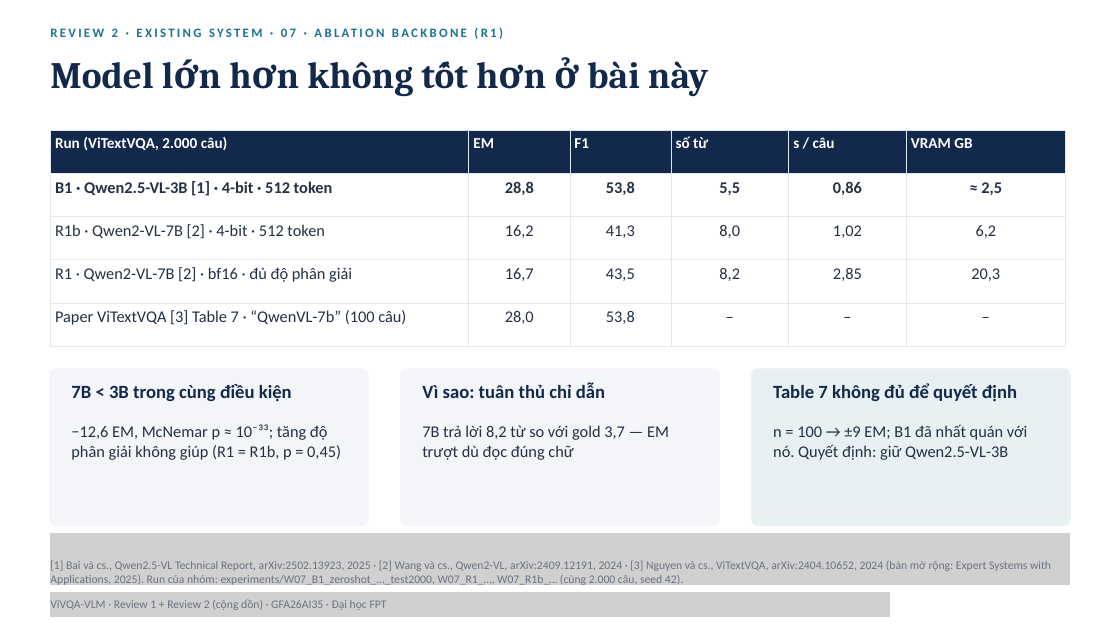
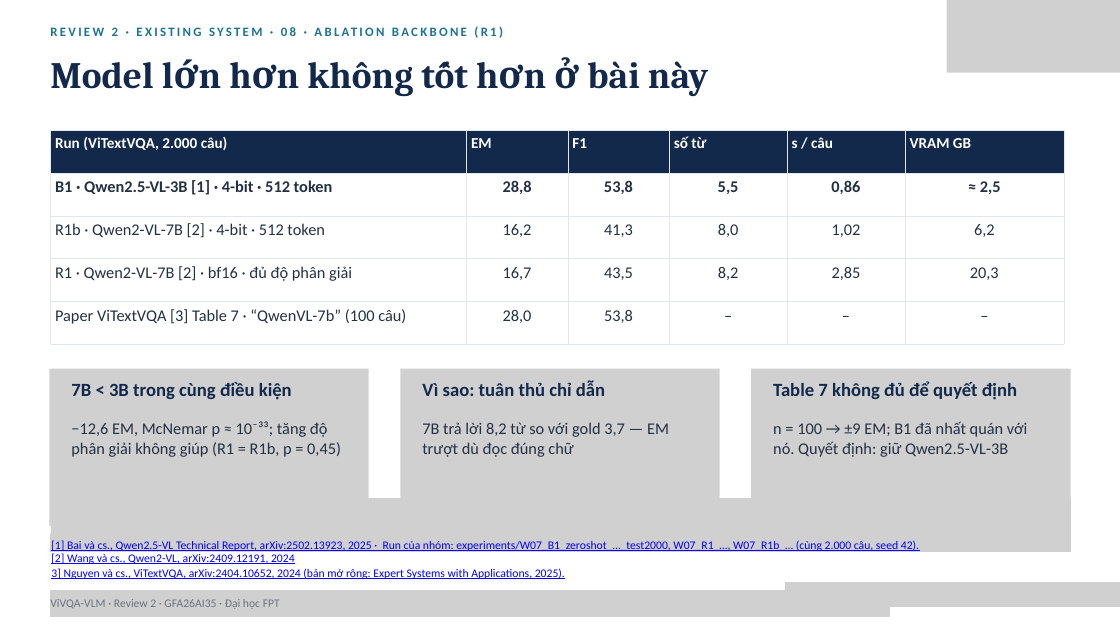
Before and after one commit to PLHGNAOH/ViVQA-VLM, a slide deck: slide 24 of docs/04_slides/cumulative/ViVQA-VLM_Review1-2_KLTN.pptx (slide 27 before the commit). Drawn at 1120x630 pixels with LibreOffice and Linux fonts; fonts in the diff are those of the drawing; grey boxes stand for pictures. Boxes give left, top, right and bottom in pixels: in the first picture for what was removed or moved away, otherwise in the second. Text is boxed around its words. In the diff, an @@ line names an element or a change of style, - is before the commit and + after.

```diff
--- a/docs/04_slides/cumulative/ViVQA-VLM_Review1-2_KLTN.pptx
+++ b/docs/04_slides/cumulative/ViVQA-VLM_Review1-2_KLTN.pptx
@@ picture added at [947, 0, 1120, 73] @@
@@ picture added at [49, 368, 368, 526] @@
@@ freeform shape removed at [50, 369, 368, 526] @@
@@ picture added at [400, 368, 720, 526] @@
@@ freeform shape removed at [401, 369, 720, 526] @@
@@ picture added at [751, 368, 1070, 526] @@
@@ freeform shape removed at [752, 369, 1070, 526] @@
@@ picture: place and size @@
-picture at [50, 534, 1070, 586]
+picture at [52, 498, 1071, 552]
@@ picture added at [50, 534, 1070, 552] @@
@@ text at [51, 540, 919, 553]: text changed; text colour #6B7280 to #0000FF @@
-[1] Bai và cs., Qwen2.5-VL Technical Report, arXiv:2502.13923, 2025 · [2] Wang và cs., Qwen2-VL, arXiv:2409.12191, 2024 · [3] Nguyen và cs., ViTextVQA, arXiv:2404.10652, 2024 (bản mở rộng: Expert Systems with Applications, 2025). Run của nhóm: experiments/W07_B1_zeroshot_…_test2000, W07_R1_…, W07_R1b_… (cùng 2.000 câu, seed 42).
+[1] Bai và cs., Qwen2.5-VL Technical Report, arXiv:2502.13923, 2025 · Run của nhóm: experiments/W07_B1_zeroshot_…_test2000, W07_R1_…, W07_R1b_… (cùng 2.000 câu, seed 42).
@@ text added at [51, 553, 295, 564], 15 pt, text #0000FF, underline @@
+[2] Wang và cs., Qwen2-VL, arXiv:2409.12191, 2024
@@ text added at [51, 568, 565, 579], 15 pt, text #0000FF, underline @@
+3] Nguyen và cs., ViTextVQA, arXiv:2404.10652, 2024 (bản mở rộng: Expert Systems with Applications, 2025).
@@ picture at [50, 590, 890, 617]: outline redrawn @@
@@ text at [50, 599, 280, 609]: text changed @@
-ViVQA-VLM · Review 1 + Review 2 (cộng dồn) · GFA26AI35 · Đại học FPT
+ViVQA-VLM · Review 2 · GFA26AI35 · Đại học FPT
@@ picture added at [785, 582, 1120, 607] @@
```
Also in this commit, not shown: 37 other slides changed, 4 slides added, 6 slides removed, 3 other files.
